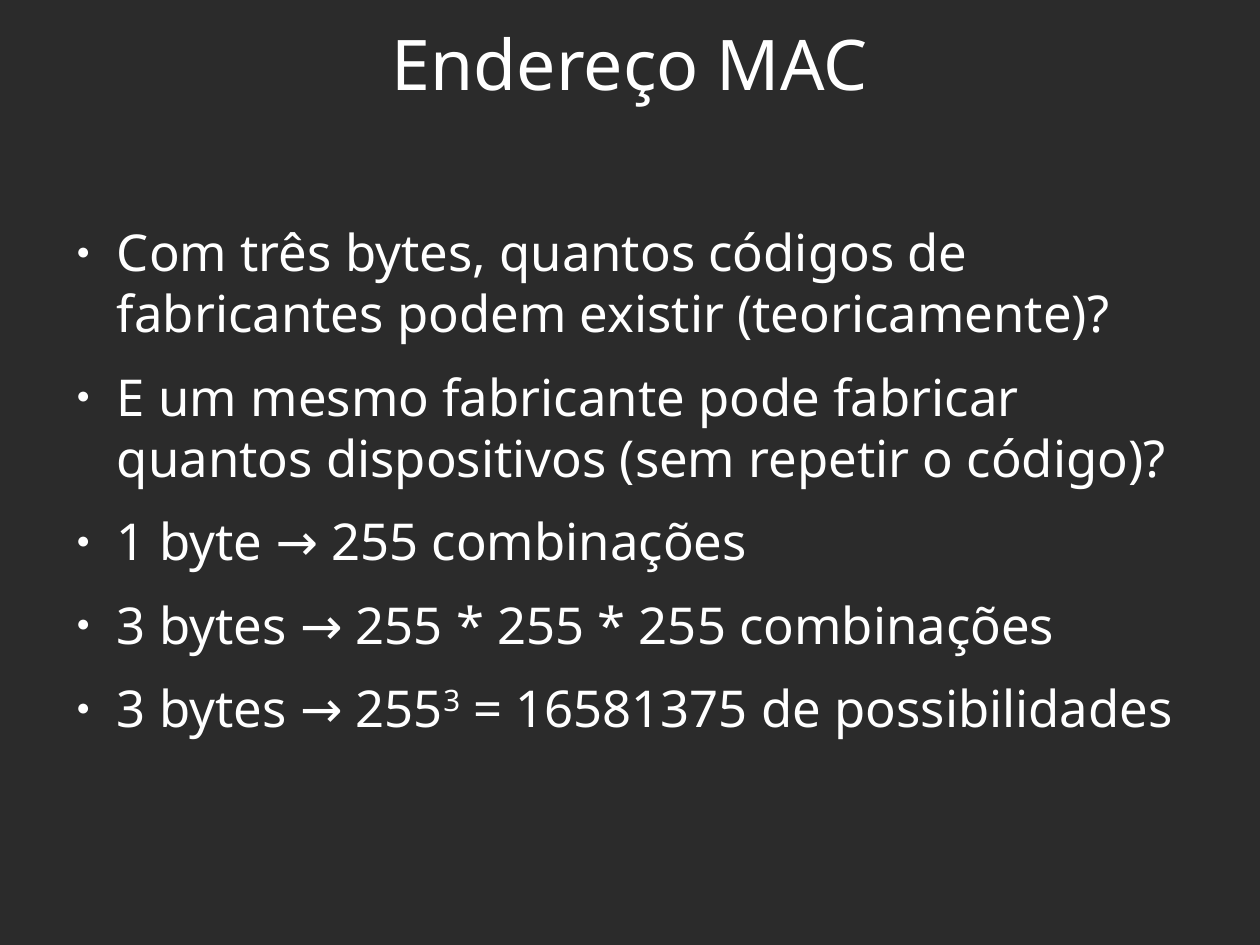
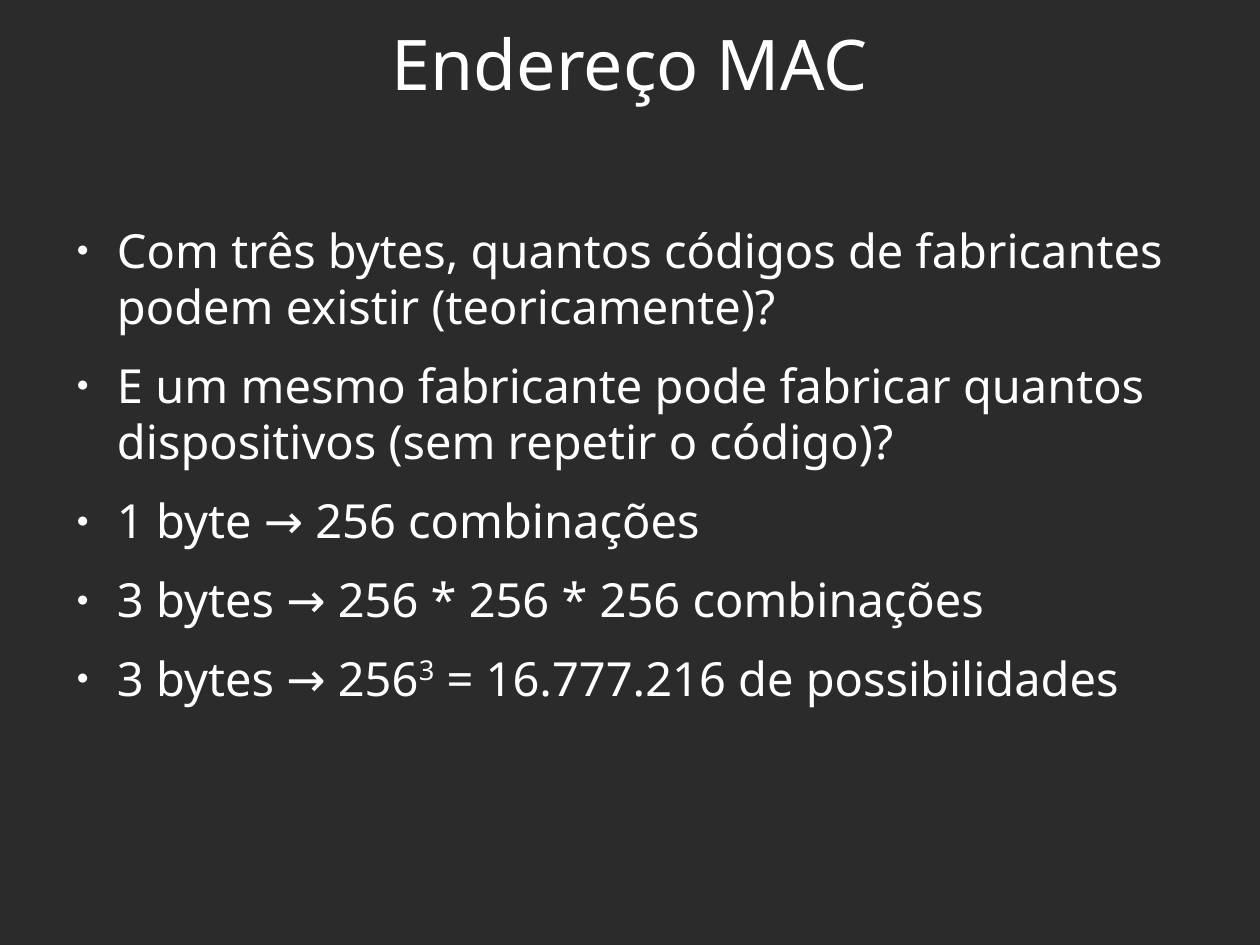
Before and after one commit to viniciusalveshax/aulas, a slide deck: slide 11 of redes-1/pdf10-camada-acesso-ao-meio2/pdf10-camada-acesso-ao-meio2.odp. Drawn at 1260x945 pixels with LibreOffice and Linux fonts; fonts in the diff are those of the drawing; background and template pictures are left out; a plain dark background stands for a picture behind light text. Boxes give left, top, right and bottom in pixels: in the first picture for what was removed or moved away, otherwise in the second. Text is boxed around its words. In the diff, an @@ line names an element or a change of style, - is before the commit and + after.

Commit message:
Resolvendo erro no slide 11

```diff
--- a/redes-1/pdf10-camada-acesso-ao-meio2/pdf10-camada-acesso-ao-meio2.odp
+++ b/redes-1/pdf10-camada-acesso-ao-meio2/pdf10-camada-acesso-ao-meio2.odp
@@ text at [117, 232, 1163, 471]: size 32 to 29.6 pt in "Com três bytes, quantos códigos de fabricantes ...", "E um mesmo fabricante pode fabricar quantos ..." @@
@@ text at [117, 502, 1119, 708]: text changed; size 32 to 29.6 pt @@
-● 1 byte → 255 combinações
-● 3 bytes → 255 * 255 * 255 combinações
-● 3 bytes → 2553 = 16581375 de possibilidades
+● 1 byte → 256 combinações
+● 3 bytes → 256 * 256 * 256 combinações
+● 3 bytes → 2563 = 16.777.216 de possibilidades
```
Also in this commit, not shown: 1 other file.
